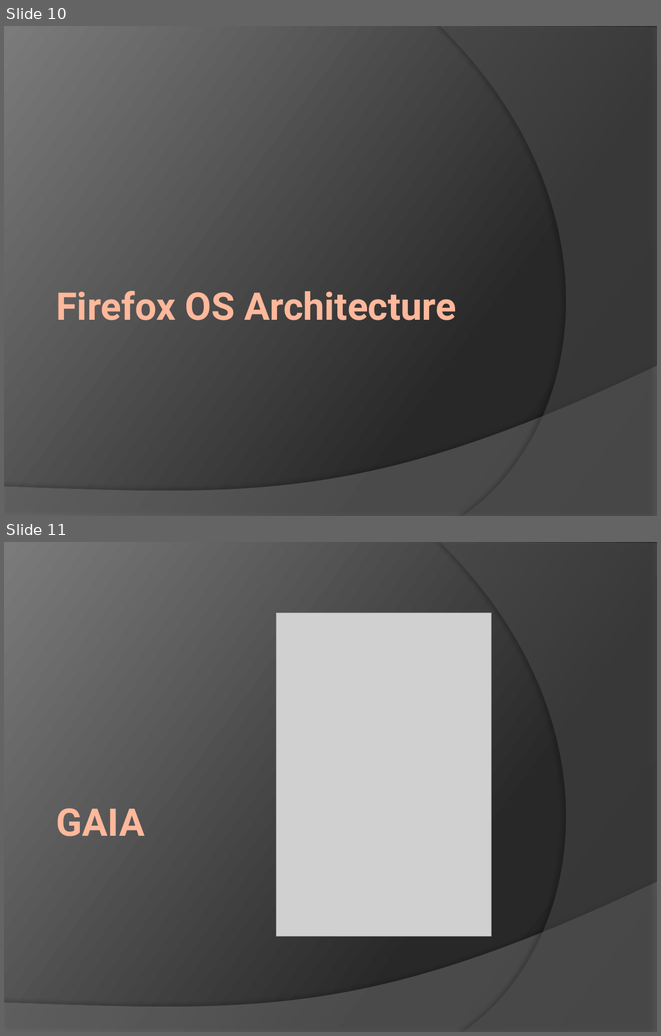
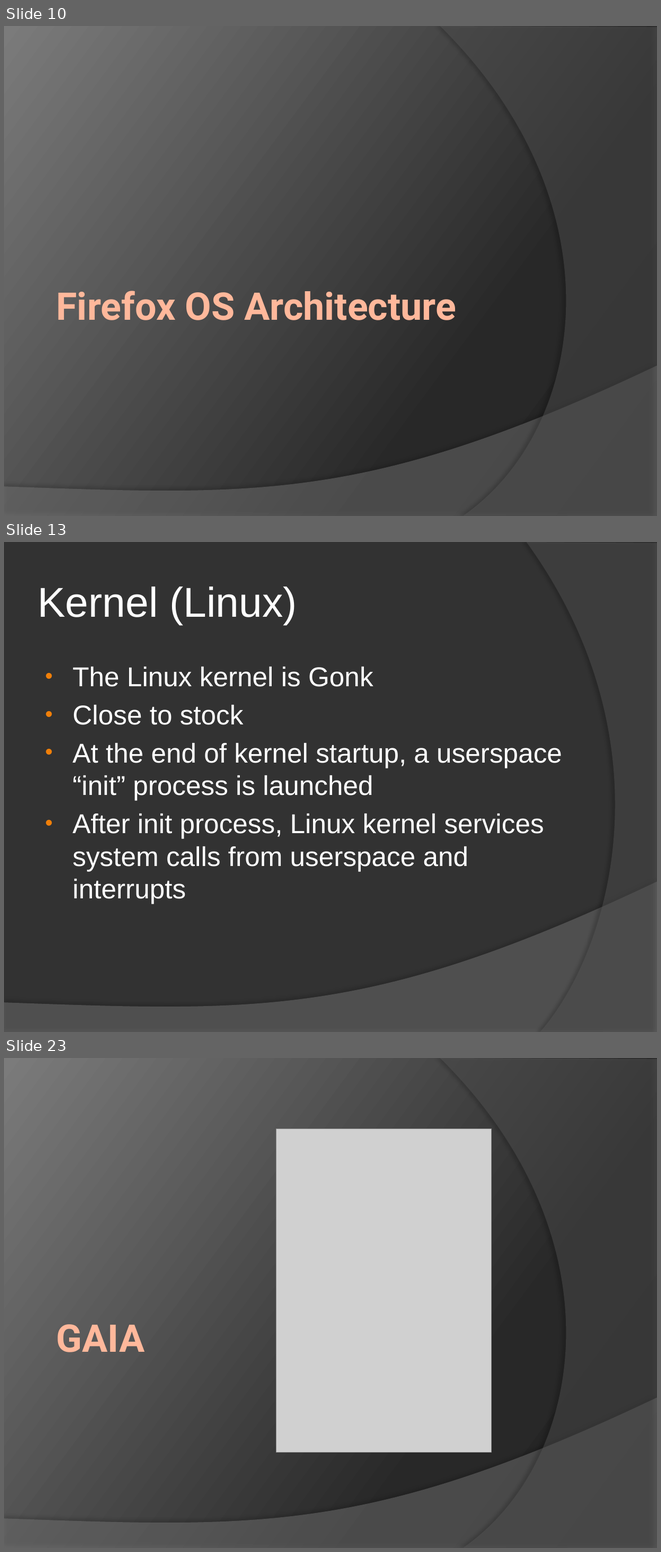
Before and after one commit to ymihaylov/Firefox-OS-Documentation-Project, a slide deck: Firefox OS.pptx. Shown one above the other, each under a label of ours: slides 10 and 11 before the commit, slides 10, 13 and 23 after it; the slides between them are not shown. The pictures are 661x1036 and 661x1552 pixels, drawn with LibreOffice and Linux fonts; fonts in the diff are those of the drawing; grey boxes stand for pictures. Boxes give left, top, right and bottom in pixels: in the first picture for what was removed or moved away, otherwise in the second. Text is boxed around its words. In the diff, an @@ line names an element or a change of style, - is before the commit and + after.

```diff
--- a/Firefox OS.pptx
+++ b/Firefox OS.pptx
@@ slide 13 added at (4,542,657,1032), background #323232; not listed: 1 template element that a slide beside it also shows @@
@@ freeform shape added at (527,542,657,1032), fill #5E5E5E at 40% opacity @@
@@ title added at (37,587,297,625), 46 pt, text #FFFFFF @@
+Kernel (Linux)
@@ text added at (72,667,562,904), 30 pt, text #FFFFFF @@
+• The Linux kernel is Gonk
+• Close to stock
+• At the end of kernel startup, a userspace “init” process is launched
+• After init process, Linux kernel services system calls from userspace and interrupts
@@ what was slide 11 is now slide 23 @@
```
Also in this commit, not shown: 11 other slides added.
